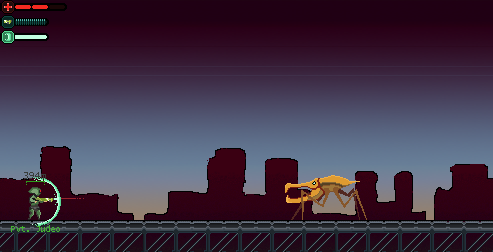
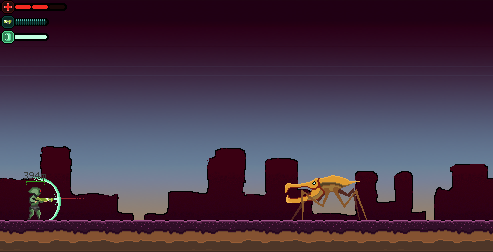
Comparing the layer stacks of the two (493, 252) images. Changes:
added group "TestgroundTiles" with 2 layers above "Monster" over [0, 220, 493, 252]
added layer "Layer 22" in group "TestgroundTiles" over [192, 220, 493, 252]
added layer "Layer 21" in group "TestgroundTiles" over [0, 220, 192, 252]
